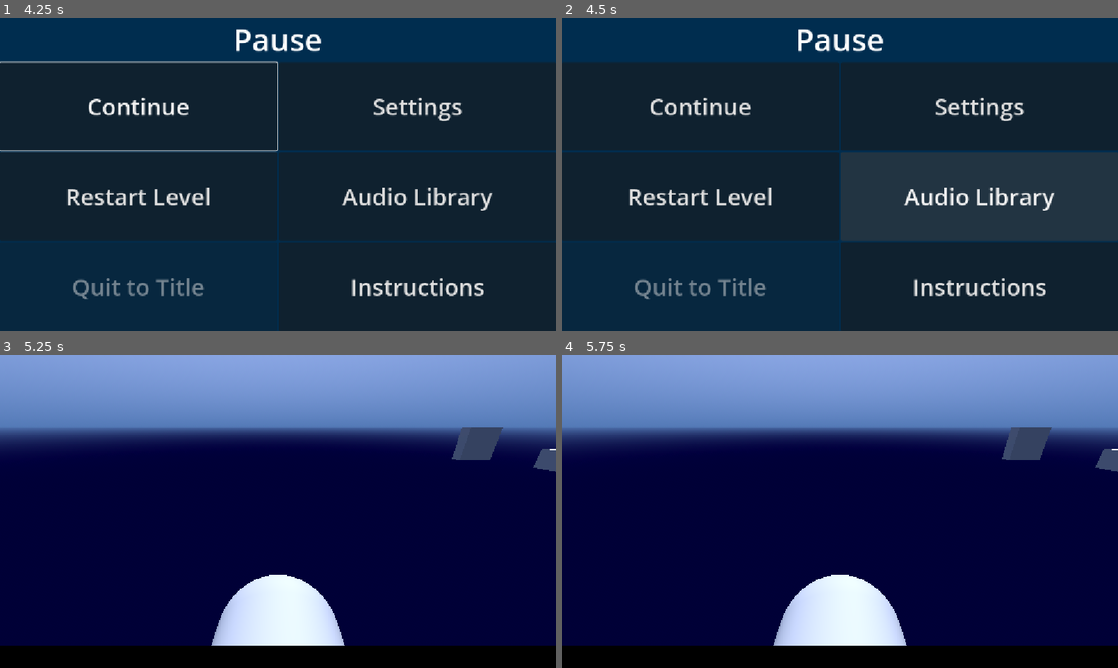
Above: before the commit, frames 1-4 (two rows, left to right).
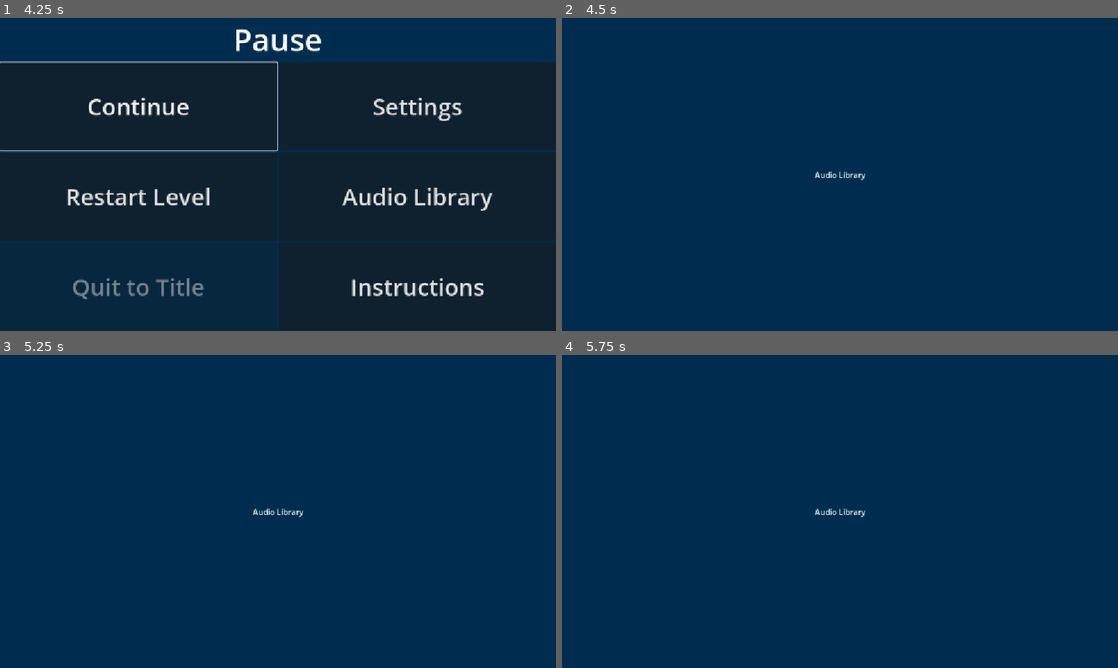
Above: after the commit, the same moments.

Repository: PeterDrake/yachtsinkers
Game: Godot game, scene res://yachtsinkers.tscn
The game is run twice, just before and just after one commit, with the same random seed, the same clock (stepped at 60 frames per second) and the same inputs. Sound files missing from this copy of the repository are replaced by a short silence.
Inputs:
- Up to frame 1 (4.25 s): hold Right (right) 0.53-1.28 s; tap 1 (bite) at 0.6, 3.6 s; hold Left (left) 1.28-2.03 s; tap 2 (dive) at 1.35 s; hold Right (right) 2.03-2.78 s; tap 3 (slap) at 2.1 s; hold Up (forward) 2.78-3.53 s; tap Space (space) at 2.85 s; hold Left (left) from 3.53 s (still down); tap Escape (pause) at 4.15 s
- Up to frame 2 (4.5 s): release Left (left) at 4.25 s; click "Audio Library" at 4.25 s
- Up to frame 3 (5.25 s): click "Restart Level" at 5 s
- Up to frame 4 (5.75 s): no input

Frame 1 is identical in both runs. In frame 2, 71% of the frame differs, in the area x 0-100%, y 3-100%; in frame 3, 99%, in the area x 0-100%, y 0-100%; in frame 4, 99%.
Error in both runs: Out of bounds get index '0' (on base: 'PackedStringArray') (res://speech.gd:3)

Commit message:
Added blank audio library scene

Diff:
--- /dev/null
+++ b/audio_library.gd
@@ -0,0 +1,8 @@
+extends Control
+
+@onready var pause_menu = get_node("../PauseMenu")
+
+func _process(_delta: float) -> void:
+	if Input.is_action_just_pressed("pause"):
+		pause_menu.occluded = false
+		hide()
--- /dev/null
+++ b/audio_library.tscn
@@ -0,0 +1,39 @@
+[gd_scene format=3 uid="uid://dwn7377x8heyl"]
+
+[ext_resource type="Script" uid="uid://s7y2v0fpd7jk" path="res://audio_library.gd" id="1_twe8u"]
+
+[sub_resource type="StyleBoxFlat" id="StyleBoxFlat_oerog"]
+bg_color = Color(0, 0.17626616, 0.31130394, 1)
+
+[node name="AudioLibrary" type="Control" unique_id=2122777761]
+process_mode = 3
+z_index = 2
+layout_mode = 3
+anchors_preset = 15
+anchor_right = 1.0
+anchor_bottom = 1.0
+grow_horizontal = 2
+grow_vertical = 2
+script = ExtResource("1_twe8u")
+
+[node name="Panel" type="Panel" parent="." unique_id=2112466904]
+layout_mode = 1
+anchors_preset = 15
+anchor_right = 1.0
+anchor_bottom = 1.0
+grow_horizontal = 2
+grow_vertical = 2
+theme_override_styles/panel = SubResource("StyleBoxFlat_oerog")
+
+[node name="Label" type="Label" parent="." unique_id=735699599]
+layout_mode = 1
+anchors_preset = 14
+anchor_top = 0.5
+anchor_right = 1.0
+anchor_bottom = 0.5
+offset_top = -11.5
+offset_bottom = 11.5
+grow_horizontal = 2
+grow_vertical = 2
+text = "Audio Library"
+horizontal_alignment = 1
--- a/pause_menu.gd
+++ b/pause_menu.gd
@@ -45,7 +45,8 @@
 	yachtsinkers.find_child("SettingsMenu").show()
 
 func _on_audio_library_button_pressed() -> void:
-	pass # Replace with function body.
+	occluded = true
+	yachtsinkers.find_child("AudioLibrary").show()
 
 func _on_instructions_button_pressed() -> void:
 	pass # Replace with function body.
--- a/yachtsinkers.tscn
+++ b/yachtsinkers.tscn
@@ -3,6 +3,7 @@
 [ext_resource type="Script" uid="uid://dmhyjjxiggt3j" path="res://yachtsinkers.gd" id="1_dcxyd"]
 [ext_resource type="PackedScene" uid="uid://br1a3kdte8j1h" path="res://settings_menu.tscn" id="3_o6jxr"]
 [ext_resource type="PackedScene" uid="uid://73ld43bownb0" path="res://pause_menu.tscn" id="3_xpjbq"]
+[ext_resource type="PackedScene" uid="uid://dwn7377x8heyl" path="res://audio_library.tscn" id="4_o6jxr"]
 
 [node name="YachtSinkers" type="Node3D" unique_id=1044159240]
 script = ExtResource("1_dcxyd")
@@ -13,3 +14,6 @@
 
 [node name="SettingsMenu" parent="." unique_id=2122777761 instance=ExtResource("3_o6jxr")]
 visible = false
+
+[node name="AudioLibrary" parent="." unique_id=1995060213 instance=ExtResource("4_o6jxr")]
+visible = false
Not shown, added: audio_library.gd.uid
